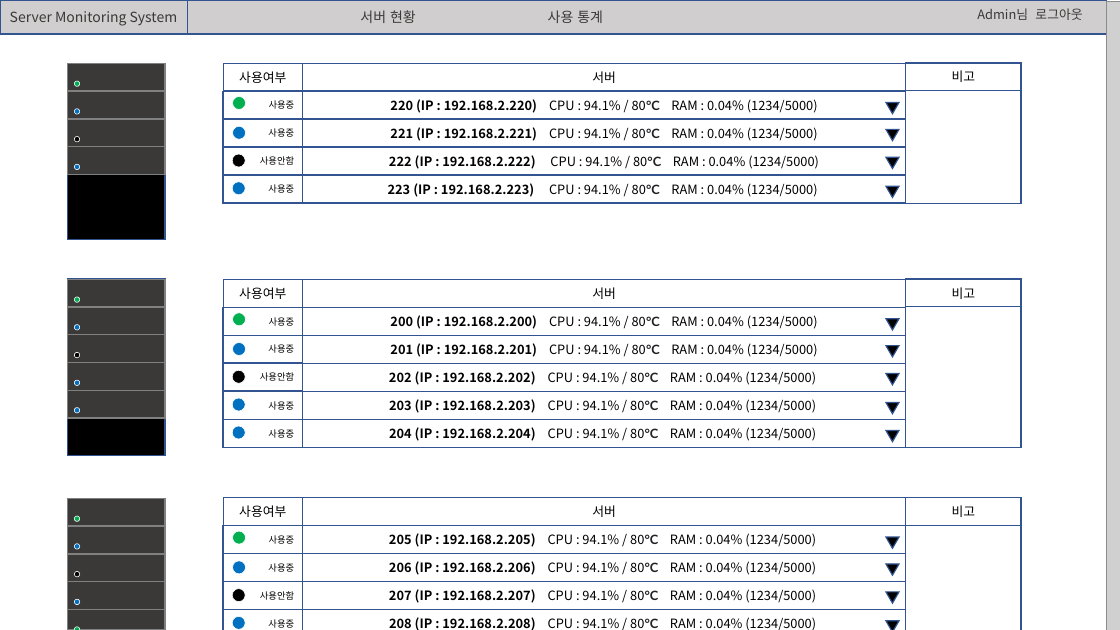
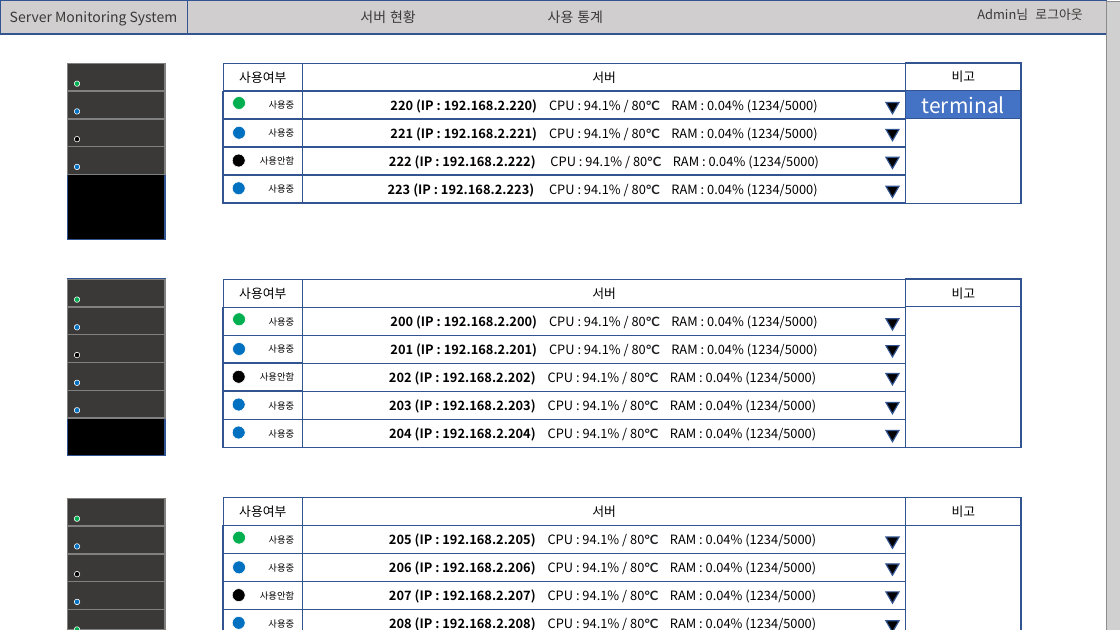
Before and after one commit to bong199119/server_management, a slide deck: slide 2 of plan/화면기획.pptx. Drawn at 1120x630 pixels with LibreOffice and Linux fonts; fonts in the diff are those of the drawing; grey boxes stand for pictures. Boxes give left, top, right and bottom in pixels: in the first picture for what was removed or moved away, otherwise in the second. Text is boxed around its words. In the diff, an @@ line names an element or a change of style, - is before the commit and + after.

Commit message:
fix

```diff
--- a/plan/화면기획.pptx
+++ b/plan/화면기획.pptx
@@ rectangle added at (906, 91, 1022, 119), fill #4472C4, outline #325491 1 pt, 18 pt, text #FFFFFF @@
+terminal
```
Also in this commit, not shown: 1 slide added.
